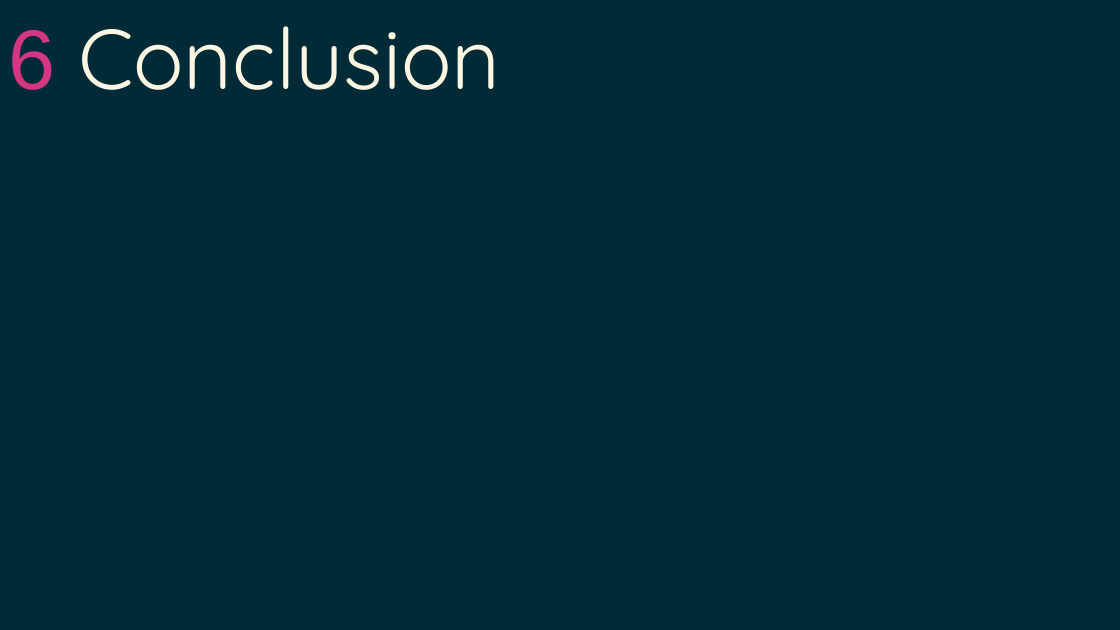
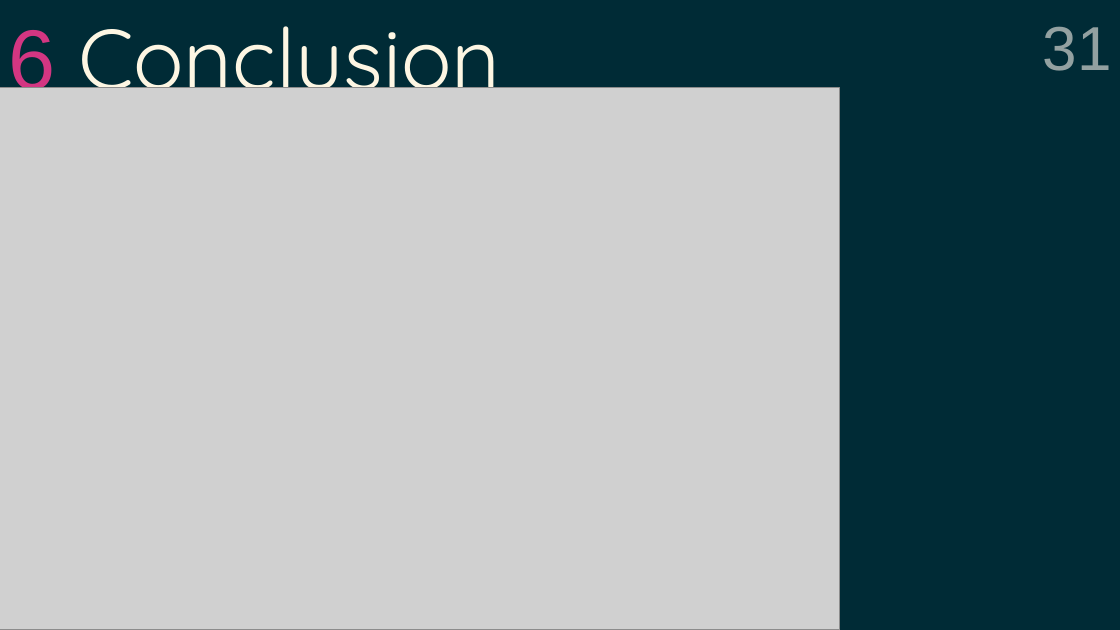
Before and after one commit to grea09/gennio, a slide deck: slide 31 of doc/defense.odp. Drawn at 1120x630 pixels with LibreOffice and Linux fonts; fonts in the diff are those of the drawing; grey boxes stand for pictures. Boxes give left, top, right and bottom in pixels: in the first picture for what was removed or moved away, otherwise in the second. Text is boxed around its words. In the diff, an @@ line names an element or a change of style, - is before the commit and + after.

```diff
--- a/doc/defense.odp
+++ b/doc/defense.odp
@@ page number added at box(1043, 26, 1112, 71), 44 pt, text #93A1A1 @@
+31
@@ picture added at box(0, 88, 841, 630) @@
```
Also in this commit, not shown: 27 other slides changed, 3 other files.
